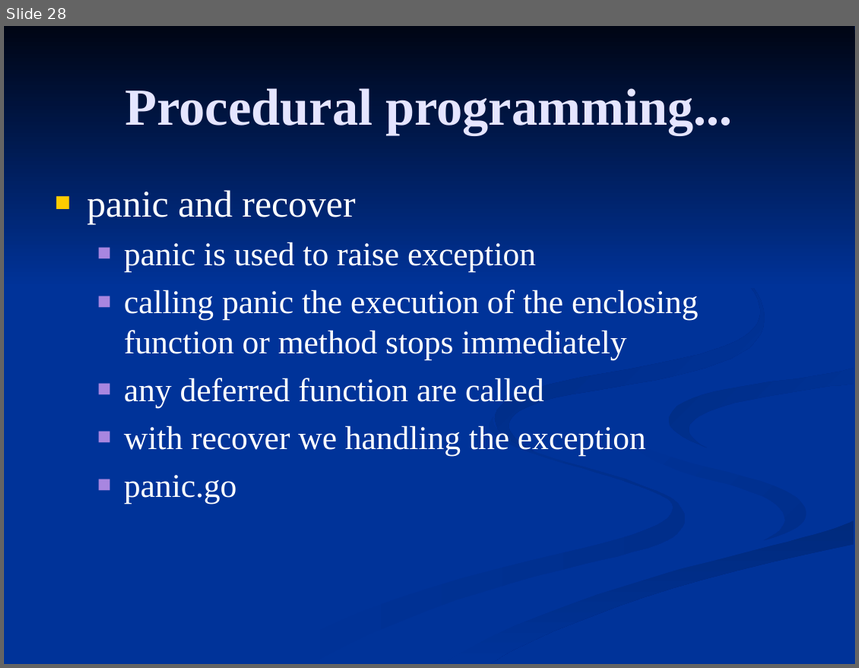
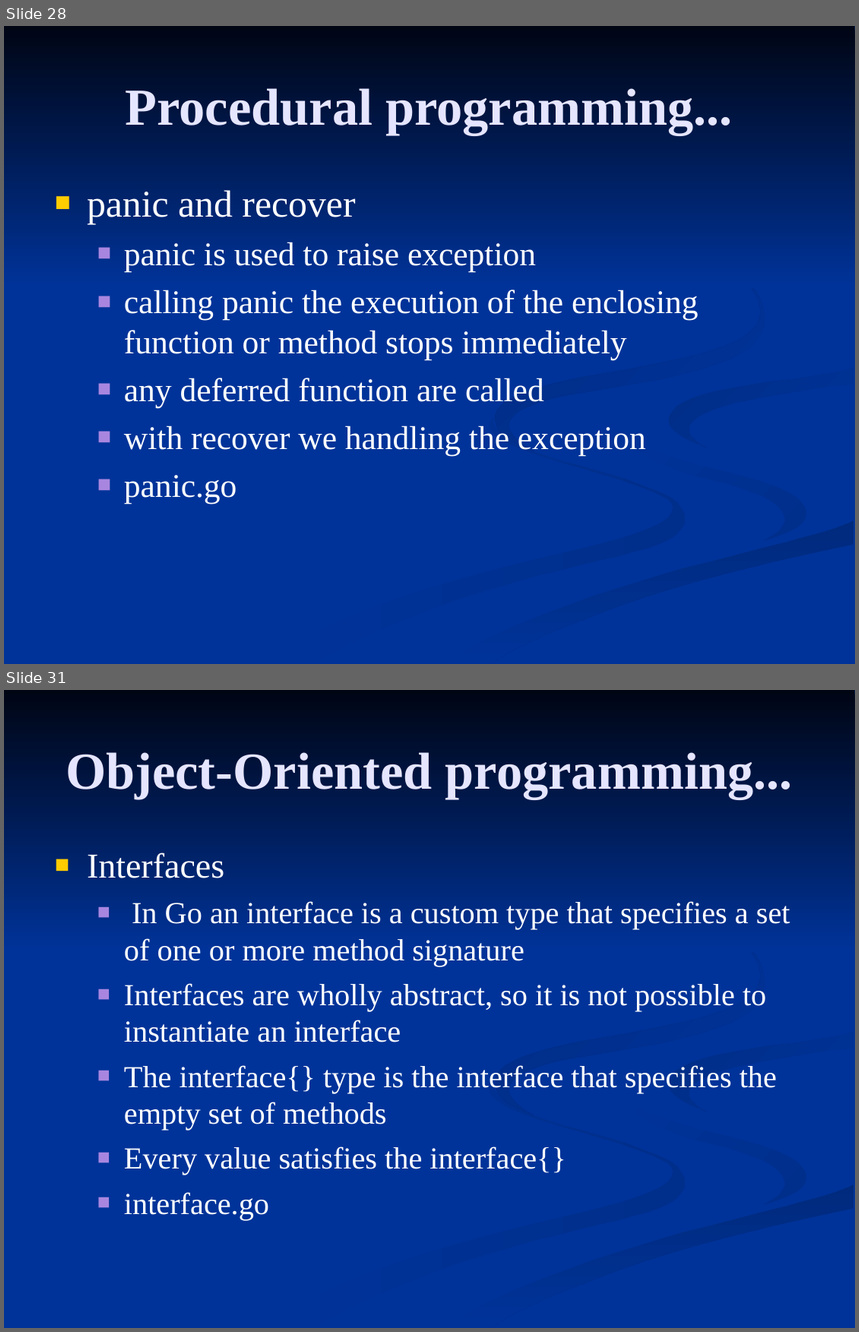
Before and after one commit to FrancoMelandri/GoLang, a slide deck: golang.ppt. Shown one above the other, each under a label of ours: slide 28 before the commit, slides 28 and 31 after it; the slides between them are not shown. The pictures are 859x668 and 859x1332 pixels, drawn with LibreOffice and Linux fonts; fonts in the diff are those of the drawing. Boxes give left, top, right and bottom in pixels: in the first picture for what was removed or moved away, otherwise in the second. Text is boxed around its words. In the diff, an @@ line names an element or a change of style, - is before the commit and + after.

```diff
--- a/golang.ppt
+++ b/golang.ppt
@@ slide 31 added at (x1=4, y1=690, x2=855, y2=1328), background #003399; not listed: 7 template elements that a slide beside it also shows @@
@@ title added at (x1=66, y1=752, x2=793, y2=799), 44 pt, text #E5E5FF, bold @@
+Object-Oriented programming...
@@ text added at (x1=87, y1=853, x2=791, y2=1220), 25.9 pt, text #FFFFFF @@
+■ Interfaces
+  ■ In Go an interface is a custom type that specifies a set of one or more method signature
+  ■ Interfaces are wholly abstract, so it is not possible to instantiate an interface
+  ■ The interface{} type is the interface that specifies the empty set of methods
+  ■ Every value satisfies the interface{}
+  ■ interface.go
```
Also in this commit, not shown: 4 slides changed, 4 other slides added.
